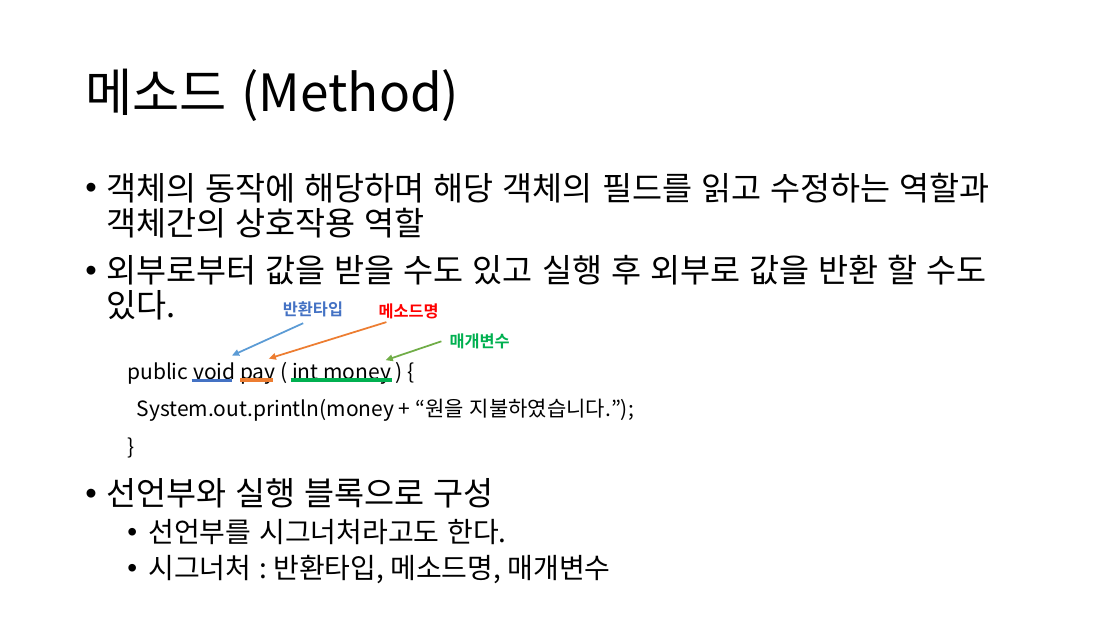
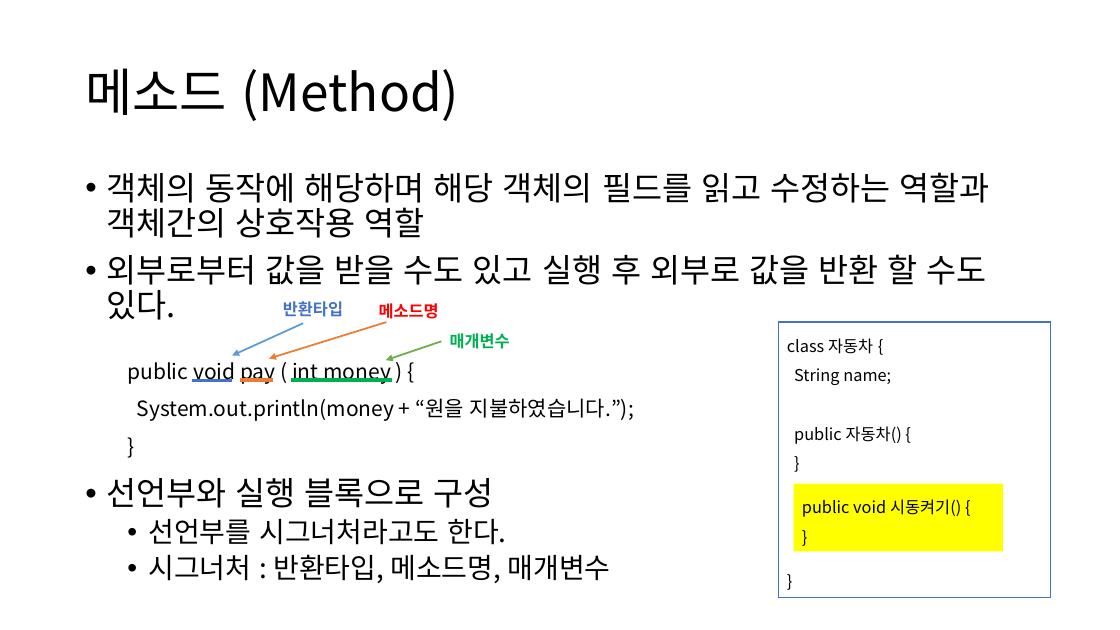
Before and after one commit to YonghoChoi/develop-note, a slide deck: slide 10 of ppt/객체지향 기본.pptx (slide 14 before the commit). Drawn at 1120x630 pixels with LibreOffice and Linux fonts; fonts in the diff are those of the drawing. Boxes give left, top, right and bottom in pixels: in the first picture for what was removed or moved away, otherwise in the second. Text is boxed around its words. In the diff, an @@ line names an element or a change of style, - is before the commit and + after.

```diff
--- a/ppt/객체지향 기본.pptx
+++ b/ppt/객체지향 기본.pptx
@@ rectangle added at [779,322,1051,597], fill #FFFFFF, outline #4472C4 1 pt, 14 pt, text #000000 @@
+class 자동차 {
+String name;
+public 자동차() {
+}
+}
@@ rectangle added at [794,484,1003,552], fill #FFFF00, 14 pt, text #000000 @@
+public void 시동켜기() {
+}
```
Also in this commit, not shown: 5 other slides changed, 9 slides added, 7 slides removed.
